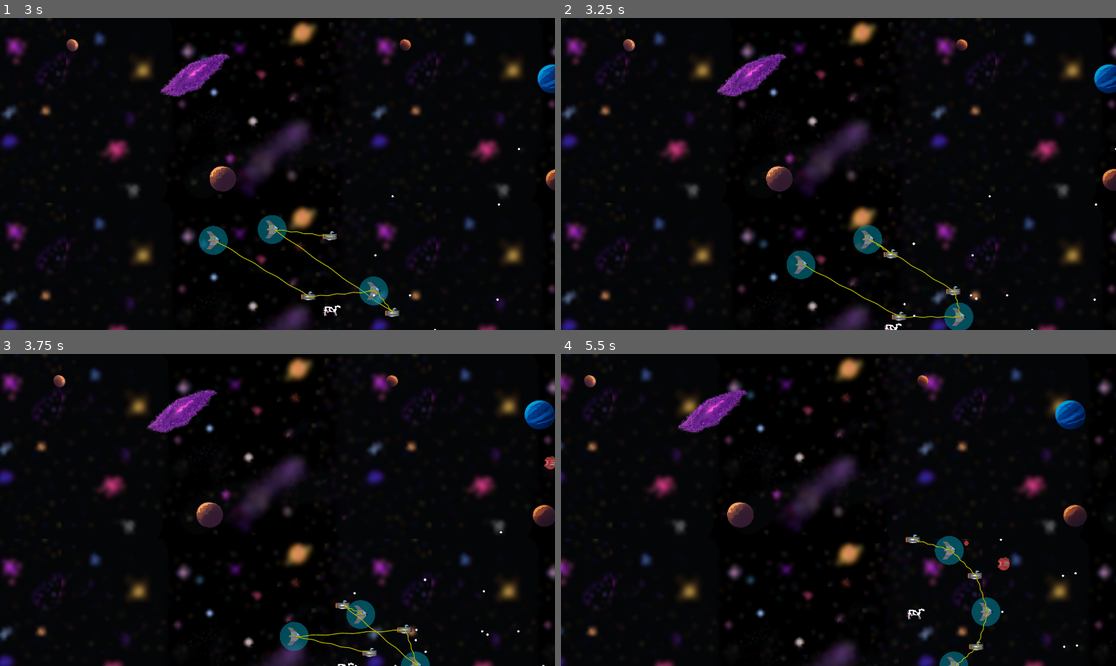
Above: before the commit, frames 1-4 (two rows, left to right).
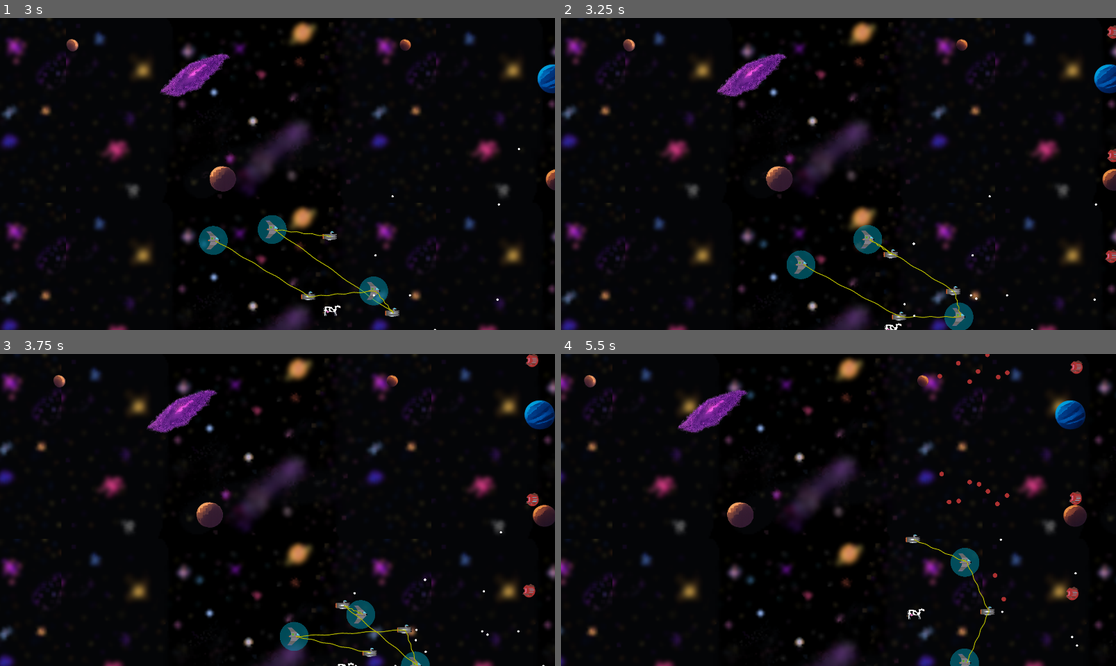
Above: after the commit, the same moments.

Repository: tfmertz/gamedevtv-jam-2026
Game: Godot game, scene res://scene/main.tscn
Two runs of this game, one before a commit and one after it. Both use one fixed random seed, a clock stepped at 60 frames per second and the inputs below.
Inputs:
- Up to frame 1 (3 s): click "START" at 0.5 s; click "START" at 1.25 s; tap Enter at 2 s; hold D (move_right) 2.03-2.78 s; tap F (cycle_formation) at 2.1 s; hold S (move_down) from 2.78 s (still down); tap R (cycle_spacing) at 2.85 s
- Up to frame 2 (3.25 s): keep holding S (move_down)
- Up to frame 3 (3.75 s): release S (move_down) at 3.53 s; hold D (move_right) from 3.53 s (still down); tap G (sort_ships) at 3.6 s
- Up to frame 4 (5.5 s): release D (move_right) at 4.28 s; hold W (move_up) 4.28-5.03 s; tap 3 at 4.35 s; hold A (move_left) from 5.03 s (still down); tap 4 at 5.1 s

Frame 1 is identical in both runs. In frame 2, 0.2% of the frame differs, in the area x 97-100%, y 2-79%; in frame 3, 0.3%; in frame 4, 2.0%, in the area x 63-94%, y 0-100%.

Commit message:
Add wave formation functionality

Diff:
--- a/scene/level.tscn
+++ b/scene/level.tscn
@@ -11,8 +11,11 @@
 }
 point_count = 2
 
-[node name="Level" type="Node2D" unique_id=1430583570]
+[node name="Level" type="Node2D" unique_id=1430583570 node_paths=PackedStringArray("spawn_anchor", "enemy_container")]
 script = ExtResource("1_u52ul")
+spawn_interval = 5.0
+spawn_anchor = NodePath("SpawnAnchor")
+enemy_container = NodePath("Enemies")
 
 [node name="SpaceLayer" type="Parallax2D" parent="." unique_id=22750423]
 z_index = -100
@@ -53,9 +56,13 @@
 scale = Vector2(0.75, 0.75)
 texture = ExtResource("4_planet_b")
 
+[node name="SpawnAnchor" type="Node2D" parent="." unique_id=161952274]
+position = Vector2(0, -1)
+
+[node name="Enemies" type="Node2D" parent="." unique_id=1477185941]
+
 [node name="EnemySpawnTimer" type="Timer" parent="." unique_id=688992479]
 wait_time = 2.0
-autostart = true
 
 [node name="DifficultyTimer" type="Timer" parent="." unique_id=642594811]
 autostart = true
@@ -67,5 +74,9 @@
 position = Vector2(0, -200)
 rotation = 1.5707964
 
+[node name="WaveTimer" type="Timer" parent="." unique_id=38180934]
+autostart = true
+
 [connection signal="timeout" from="EnemySpawnTimer" to="." method="_on_enemy_spawn_timer_timeout"]
 [connection signal="timeout" from="DifficultyTimer" to="." method="_on_difficulty_timer_timeout"]
+[connection signal="timeout" from="WaveTimer" to="." method="_on_wave_timer_timeout"]
--- a/scene/scrap.gd
+++ b/scene/scrap.gd
@@ -19,6 +19,8 @@
 		$scrap_sprite.animation = "shield"
 	else:
 		$scrap_sprite.animation = "gun"
+
+	set_movement()
 
 
 func set_movement() -> void:
--- /dev/null
+++ b/scene/waves/wave_01.tscn
@@ -0,0 +1,21 @@
+[gd_scene format=3 uid="uid://sg32a6offe3k"]
+
+[ext_resource type="PackedScene" uid="uid://cmmk8vljkgmy6" path="res://scene/scrap.tscn" id="1_kr5hj"]
+[ext_resource type="PackedScene" uid="uid://bn0m0hhmvfil" path="res://scene/enemy_ship_node.tscn" id="2_4lqt3"]
+
+[node name="Wave1" type="Node2D" unique_id=1161713471]
+
+[node name="EnemyShipNode2" parent="." unique_id=1878084434 instance=ExtResource("2_4lqt3")]
+position = Vector2(2077, 129)
+ship_type = 2
+
+[node name="EnemyShipNode3" parent="." unique_id=17835875 instance=ExtResource("2_4lqt3")]
+position = Vector2(2296, 515)
+ship_type = 2
+
+[node name="EnemyShipNode5" parent="." unique_id=398741377 instance=ExtResource("2_4lqt3")]
+position = Vector2(2073, 892)
+ship_type = 2
+
+[node name="Scrap" parent="." unique_id=498599342 instance=ExtResource("1_kr5hj")]
+position = Vector2(2017, 510)
--- /dev/null
+++ b/scene/waves/wave_02.tscn
@@ -0,0 +1,20 @@
+[gd_scene format=3 uid="uid://b4ra6us3ggm1"]
+
+[ext_resource type="PackedScene" uid="uid://i2bhoea50ibg" path="res://scene/bomber.tscn" id="1_0786i"]
+
+[node name="Wave1" type="Node2D" unique_id=1161713471]
+
+[node name="Bomber" parent="." unique_id=608566180 instance=ExtResource("1_0786i")]
+position = Vector2(2166, 202)
+
+[node name="Bomber5" parent="." unique_id=630569104 instance=ExtResource("1_0786i")]
+position = Vector2(2166, 202)
+
+[node name="Bomber2" parent="." unique_id=563148401 instance=ExtResource("1_0786i")]
+position = Vector2(2057, 103)
+
+[node name="Bomber3" parent="." unique_id=1510523849 instance=ExtResource("1_0786i")]
+position = Vector2(2063, 964)
+
+[node name="Bomber4" parent="." unique_id=1508164792 instance=ExtResource("1_0786i")]
+position = Vector2(2160, 861)
--- /dev/null
+++ b/scene/waves/wave_03.tscn
@@ -0,0 +1,21 @@
+[gd_scene format=3 uid="uid://b8qr3hqvdmvjl"]
+
+[ext_resource type="PackedScene" uid="uid://bn0m0hhmvfil" path="res://scene/enemy_ship_node.tscn" id="1_xbp3s"]
+
+[node name="Wave1" type="Node2D" unique_id=1161713471]
+
+[node name="EnemyShipNode2" parent="." unique_id=1878084434 instance=ExtResource("1_xbp3s")]
+position = Vector2(2327, 307)
+ship_type = 2
+
+[node name="EnemyShipNode3" parent="." unique_id=17835875 instance=ExtResource("1_xbp3s")]
+position = Vector2(2037, 500)
+ship_type = 2
+
+[node name="EnemyShipNode4" parent="." unique_id=1841324561 instance=ExtResource("1_xbp3s")]
+position = Vector2(2326, 500)
+ship_type = 2
+
+[node name="EnemyShipNode5" parent="." unique_id=398741377 instance=ExtResource("1_xbp3s")]
+position = Vector2(2328, 711)
+ship_type = 2
--- /dev/null
+++ b/scene/waves/wave_04.tscn
@@ -0,0 +1,14 @@
+[gd_scene format=3 uid="uid://b1w0lsdwr48kf"]
+
+[ext_resource type="PackedScene" uid="uid://dyfe2xuytxb4s" path="res://src/tommy_gun.tscn" id="1_xguj0"]
+
+[node name="Wave1" type="Node2D" unique_id=1161713471]
+
+[node name="TommyGun2" parent="." unique_id=2108152239 instance=ExtResource("1_xguj0")]
+position = Vector2(2028, 94)
+
+[node name="TommyGun3" parent="." unique_id=1617606660 instance=ExtResource("1_xguj0")]
+position = Vector2(2028, 430)
+
+[node name="TommyGun4" parent="." unique_id=979594765 instance=ExtResource("1_xguj0")]
+position = Vector2(2030, 834)
--- a/src/level.gd
+++ b/src/level.gd
@@ -1,22 +1,33 @@
 extends Node
+
+@export_dir var waves_folder: String = "res://scene/waves"
+@export var spawn_interval: float = 10.0
+## Where waves spawn relative to. Usually just off the right edge of the screen.
+@export var spawn_anchor: Node2D
+## Where instantiated waves get parented. Usually your enemies container or the world root.
+@export var enemy_container: Node
 
 var ship_scene : PackedScene = preload("res://scene/ship_node.tscn")
 var group_scene : PackedScene = preload("res://scene/player_group.tscn")
 var enemy_scene : PackedScene = preload("res://scene/enemy_ship_node.tscn")
 var screen_size : Vector2i
 
-
 @onready var enemy_vert_spawn_follow_2d: PathFollow2D = $EnemyVertSpawnPath/VertSpawnFollow2D
+@onready var wave_timer: Timer = $WaveTimer
 
 var player_fleet
 var enemy_spawn_min := 1
 var enemy_spawn_max := 1
 var enemy_spawn_timer: Timer
 var difficulty_timer: Timer
+var _wave_scenes: Array[PackedScene] = []
 
 # Called when the node enters the scene tree for the first time.
 func _ready() -> void:
+	_load_waves()
 	init_level()
+
+	wave_timer.wait_time = spawn_interval
 
 
 func init_level() -> void:
@@ -37,18 +48,31 @@
 
 	screen_size =  get_window().size
 
-
-func game_over() -> void:
-	pass
+func _load_waves() -> void:
+	var file_paths := ResourceLoader.list_directory(waves_folder)
+	if file_paths == null:
+		push_error("WaveSpawner: cannot open %s" % waves_folder)
+		return
+	for file_name in file_paths:
+		# Editor saves .tscn; exports remap to .remap/.scn. Check the imported path.
+		if file_name.ends_with(".tscn") or file_name.ends_with(".scn"):
+			var path := "%s/%s" % [waves_folder, file_name]
+			var scene := load(path) as PackedScene
+			if scene != null:
+				_wave_scenes.append(scene)
+	if _wave_scenes.is_empty():
+		push_warning("WaveSpawner: no waves found in %s" % waves_folder)
 
 
-# Called every frame. 'delta' is the elapsed time since the previous frame.
-func _process(delta: float) -> void:
-	pass
-
-
-func shoot() -> void:
-	pass
+func _on_wave_timer_timeout() -> void:
+	if _wave_scenes.is_empty():
+		return
+	var scene := _wave_scenes.pick_random() as PackedScene
+	var wave := scene.instantiate() as Node2D
+	if spawn_anchor != null:
+		wave.global_position = spawn_anchor.global_position
+	var parent: Node = enemy_container if enemy_container != null else get_tree().current_scene
+	parent.add_child(wave)
 
 
 func _on_enemy_spawn_timer_timeout() -> void:
@@ -72,3 +96,7 @@
 
 func _on_difficulty_timer_timeout() -> void:
 	pass # Replace with function body.
+
+
+func _on_timer_timeout() -> void:
+	pass # Replace with function body.
